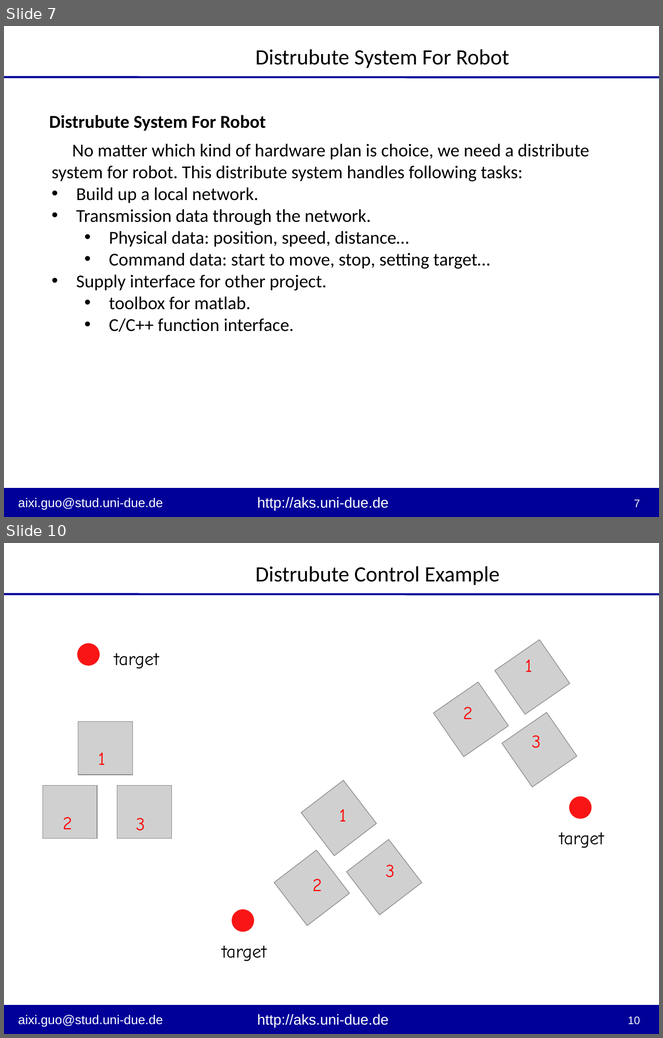
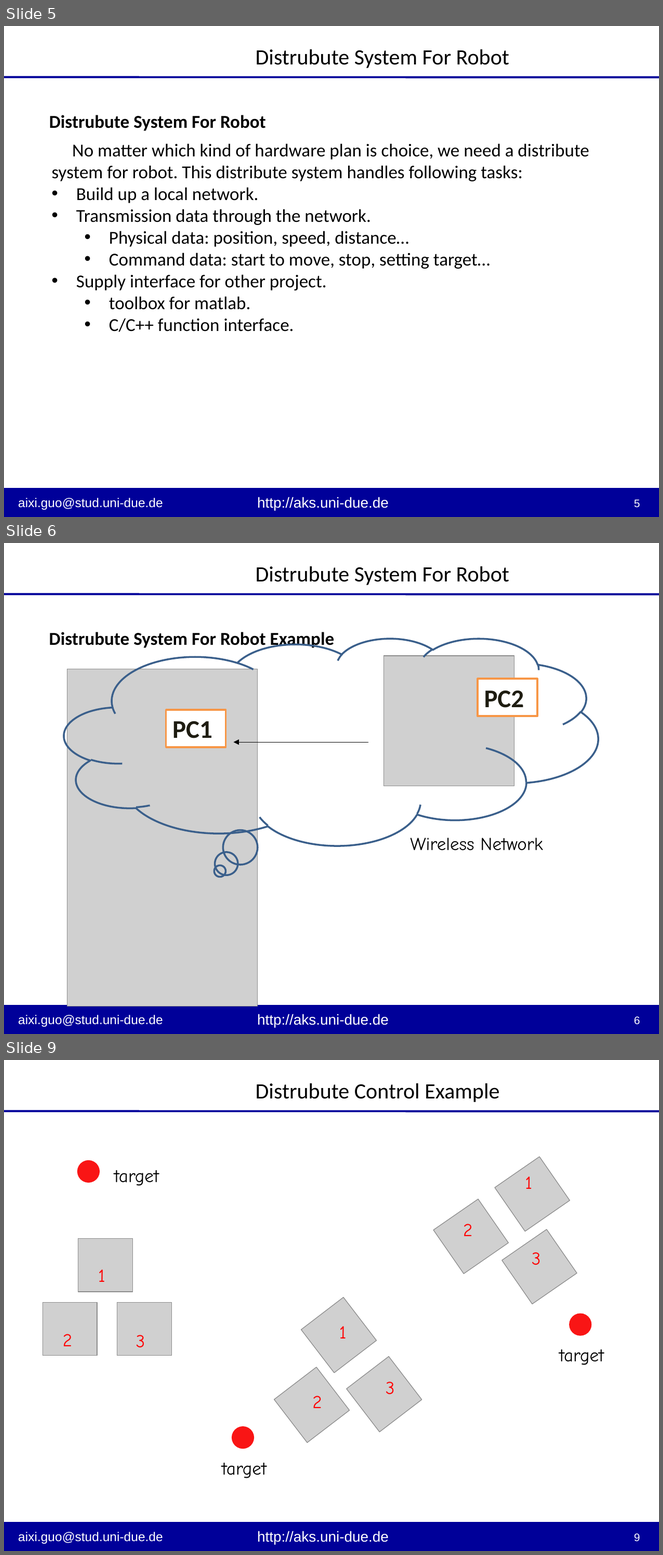
Before and after one commit to friendgic/Robotino_DistributeSystem, a slide deck: PPT/Presentation - Hardware.pptx. Shown one above the other, each under a label of ours: slides 7 and 10 before the commit, slides 5, 6 and 9 after it; the slides between them are not shown. The pictures are 663x1038 and 663x1555 pixels, drawn with LibreOffice and Linux fonts; fonts in the diff are those of the drawing; grey boxes stand for pictures; background and template pictures are left out. Boxes give left, top, right and bottom in pixels: in the first picture for what was removed or moved away, otherwise in the second. Text is boxed around its words. In the diff, an @@ line names an element or a change of style, - is before the commit and + after.

```diff
--- a/PPT/Presentation - Hardware.pptx
+++ b/PPT/Presentation - Hardware.pptx
@@ slide 6 added at [4,543,659,1034], background #FFFFFF; not listed: 6 template elements that a slide beside it also shows @@
@@ text added at [256,566,509,585], 24 pt, text #000000 @@
+Distrubute System For Robot
@@ text added at [49,632,334,650], 20 pt, text #000000, bold @@
+Distrubute System For Robot Example
@@ thought cloud added at [64,638,598,845], outline #3A5F8C 2 pt @@
@@ picture added at [384,656,515,786] @@
@@ picture added at [67,669,258,1006] @@
@@ rectangle added at [478,679,538,716], fill #FFFFFF, outline #F79646 2 pt, 28 pt, text #1E1C11, bold @@
+PC2
@@ rectangle added at [166,710,226,747], fill #FFFFFF, outline #F79646 2 pt, 28 pt, text #1E1C11, bold @@
+PC1
@@ arrow added from (369, 742) to (233, 742), #000000 0.75 pt @@
@@ text added at [410,838,543,851], 20 pt, text #000000 @@
+Wireless Network
@@ what was slide 7 is now slide 5 @@
@@ page number at [634,500,640,508]: text changed @@
-7
+5
@@ what was slide 10 is now slide 9 @@
@@ page number at [634,1534,640,1542]: text changed @@
-10
+9
```
Also in this commit, not shown: 4 slides changed, 2 slides removed.
